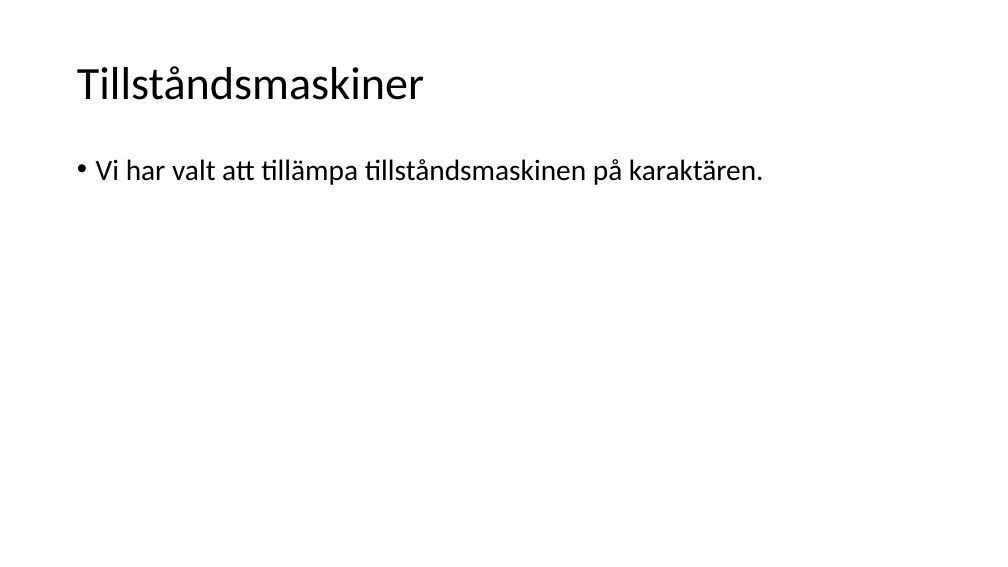
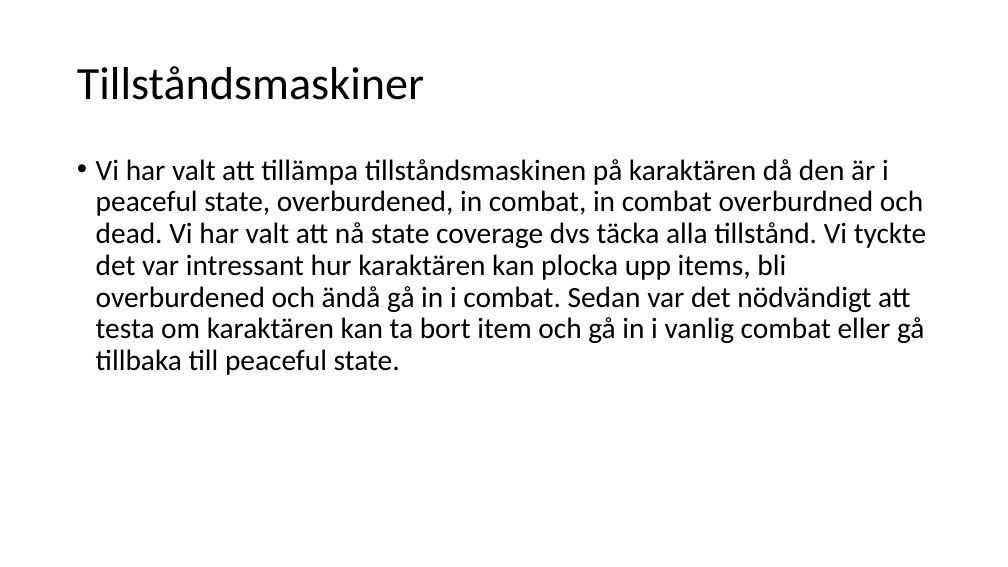
Before and after one commit to fyrtio2/projektINTE, a slide deck: slide 16 of 01 Dokumentation/slutredovisning.pptx (slide 18 before the commit). Drawn at 1008x567 pixels with LibreOffice and Linux fonts; fonts in the diff are those of the drawing. Boxes give left, top, right and bottom in pixels: in the first picture for what was removed or moved away, otherwise in the second. Text is boxed around its words. In the diff, an @@ line names an element or a change of style, - is before the commit and + after.

```diff
--- a/01 Dokumentation/slutredovisning.pptx
+++ b/01 Dokumentation/slutredovisning.pptx
@@ text at (x1=96, y1=159, x2=926, y2=375): text changed @@
-• Vi har valt att tillämpa tillståndsmaskinen på karaktären.
+• Vi har valt att tillämpa tillståndsmaskinen på karaktären då den är i peaceful state, overburdened, in combat, in combat overburdned och dead. Vi har valt att nå state coverage dvs täcka alla tillstånd. Vi tyckte det var intressant hur karaktären kan plocka upp items, bli overburdened och ändå gå in i combat. Sedan var det nödvändigt att testa om karaktären kan ta bort item och gå in i vanlig combat eller gå tillbaka till peaceful state.
```
Also in this commit, not shown: 6 other slides changed, 4 slides added, 6 slides removed, 2 other files.
